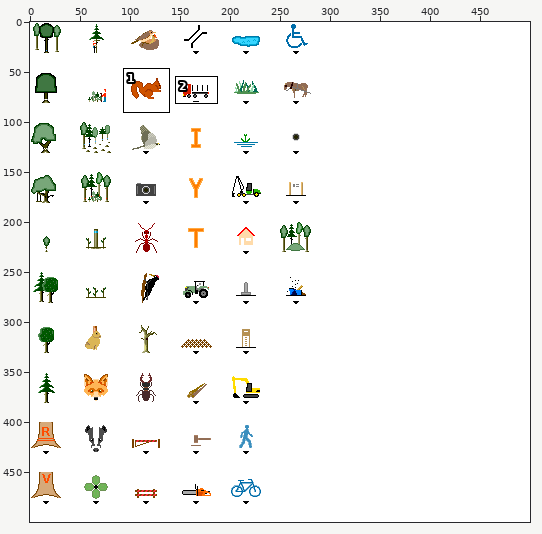
Sprite sheet, stored at collections/forest-waypoint-symbols/preview/preview.png. The picture above shows the old version from afar; the outline marks the close-up.
Close-up. Before the edit:
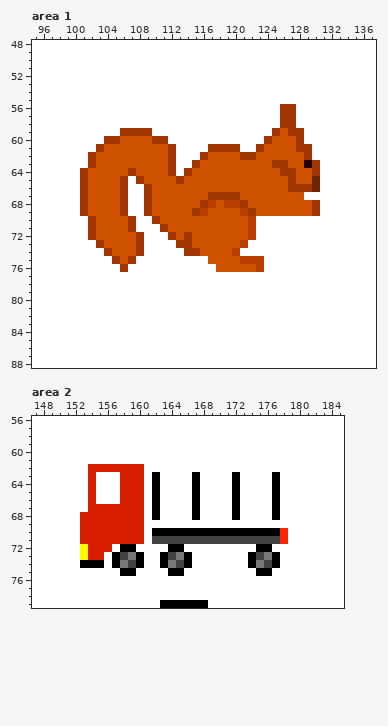
The file is 500x500 pixels. Colours within 5 levels of each other are drawn and written as one. Shown: area 1: x 95..137, y 48..88; area 2: x 147..185, y 56..79. The commit also changed other parts of the picture, which this record leaves out.
After:
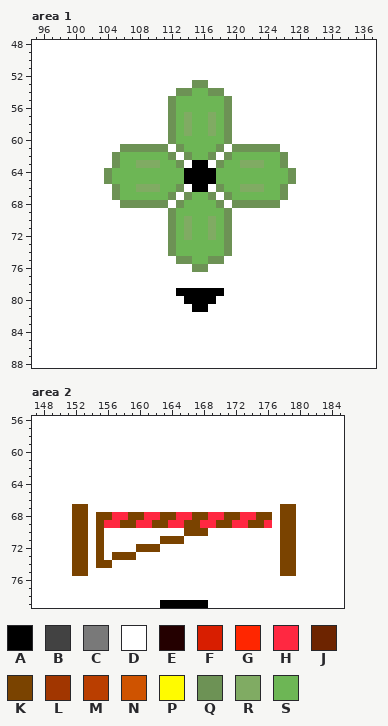
Palette (. is transparent): A #000000  B #424242  C #797979  D #ffffff  E #240000  F #d81e00  G #ff2600  H #ff2841  J #6d2400  K #7a4300  L #a13600  M #ba3e00  N #cf5300  P #fffb00  Q #6d9255  R #80ab63  S #6db655
Difference:
--- area 1
@@ x 95..137 @@
 52 DDDDDDDDDDDDDDDDDDDDDDDDDDDDDDDDDDDDDDDDDDD
-53 DDDDDDDDDDDDDDDDDDDDDDDDDDDDDDDDDDDDDDDDDDD
-54 DDDDDDDDDDDDDDDDDDDDDDDDDDDDDDDDDDDDDDDDDDD
-55 DDDDDDDDDDDDDDDDDDDDDDDDDDDDDDDDDDDDDDDDDDD
-56 DDDDDDDDDDDDDDDDDDDDDDDDDDDDDDDLLDDDDDDDDDD
-57 DDDDDDDDDDDDDDDDDDDDDDDDDDDDDDDLLDDDDDDDDDD
-58 DDDDDDDDDDDDDDDDDDDDDDDDDDDDDDDLLDDDDDDDDDD
-59 DDDDDDDDDDDLLLLDDDDDDDDDDDDDDDLNLLDDDDDDDDD
-60 DDDDDDDDDLLNNNNLLDDDDDDDDDDDDLNNNLDDDDDDDDD
-61 DDDDDDDDLNNNNNNNNLDDDDLLLLDDLNNNNLLDDDDDDDD
-62 DDDDDDDLNNNNNNNNNLDDDLNNNNLLNNNNNNLDDDDDDDD
-63 DDDDDDDLNNNNNNNNNLDDLNNNNNNNNNLLNNELDDDDDDD
-64 DDDDDDLNNNNNLNNNNLDLNNNNNNNNNNNLLNNLDDDDDDD
-65 DDDDDDLNNNNLDLNNNNLNNNNNNNNNNNNNLNNJDDDDDDD
-66 DDDDDDLNNNNLDDLNNNNNNNNNNNNNNNNNLLLJDDDDDDD
-67 DDDDDDLNNNNLDDLNNNNNNNLLLLNNNNNNNNDDDDDDDDD
-68 DDDDDDLNNNNLDDLNNNNNNLMNMMLNNNNNNNNLDDDDDDD
-69 DDDDDDLNNNNLDDLNNNNNLMNNNNMLNNNNNNNLDDDDDDD
-70 DDDDDDDLNNNNLDDLNNNNNNNNNNNMDDDDDDDDDDDDDDD
-71 DDDDDDDLNNNNLDDDLNNNNNNNNNNMDDDDDDDDDDDDDDD
-72 DDDDDDDLNNNNNLDDDLNLNNNNNNNMDDDDDDDDDDDDDDD
-73 DDDDDDDDLNNNNLDDDDLLNNNNNNMDDDDDDDDDDDDDDDD
-74 DDDDDDDDDLNNNLDDDDDLLNNNNMDDDDDDDDDDDDDDDDD
-75 DDDDDDDDDDLNLDDDDDDDDDNNNNMMMDDDDDDDDDDDDDD
-76 DDDDDDDDDDDLDDDDDDDDDDDNNNNNMDDDDDDDDDDDDDD
+53 DDDDDDDDDDDDDDDDDDDDQQDDDDDDDDDDDDDDDDDDDDD
+54 DDDDDDDDDDDDDDDDDDQQSSQQDDDDDDDDDDDDDDDDDDD
+55 DDDDDDDDDDDDDDDDDQSSSSSSQDDDDDDDDDDDDDDDDDD
+56 DDDDDDDDDDDDDDDDDQSSSSSSQDDDDDDDDDDDDDDDDDD
+57 DDDDDDDDDDDDDDDDDQSRSSRSQDDDDDDDDDDDDDDDDDD
+58 DDDDDDDDDDDDDDDDDQSRSSRSQDDDDDDDDDDDDDDDDDD
+59 DDDDDDDDDDDDDDDDDQSRSSRSQDDDDDDDDDDDDDDDDDD
+60 DDDDDDDDDDDDDDDDDQSSSSSSQDDDDDDDDDDDDDDDDDD
+61 DDDDDDDDDDDQQQQQQDQSSSSQDQQQQQQDDDDDDDDDDDD
+62 DDDDDDDDDDQSSSSSSQDQSSQDQSSSSSSQDDDDDDDDDDD
+63 DDDDDDDDDDQSSRRRSSQDAADQSSRRRSSQDDDDDDDDDDD
+64 DDDDDDDDDQSSSSSSSSSAAAASSSSSSSSSQDDDDDDDDDD
+65 DDDDDDDDDQSSSSSSSSSAAAASSSSSSSSSQDDDDDDDDDD
+66 DDDDDDDDDDQSSRRRSSQDAADQSSRRRSSQDDDDDDDDDDD
+67 DDDDDDDDDDQSSSSSSQDQSSQDQSSSSSSQDDDDDDDDDDD
+68 DDDDDDDDDDDQQQQQQDQSSSSQDQQQQQQDDDDDDDDDDDD
+69 DDDDDDDDDDDDDDDDDQSSSSSSQDDDDDDDDDDDDDDDDDD
+70 DDDDDDDDDDDDDDDDDQSRSSRSQDDDDDDDDDDDDDDDDDD
+71 DDDDDDDDDDDDDDDDDQSRSSRSQDDDDDDDDDDDDDDDDDD
+72 DDDDDDDDDDDDDDDDDQSRSSRSQDDDDDDDDDDDDDDDDDD
+73 DDDDDDDDDDDDDDDDDQSSSSSSQDDDDDDDDDDDDDDDDDD
+74 DDDDDDDDDDDDDDDDDQSSSSSSQDDDDDDDDDDDDDDDDDD
+75 DDDDDDDDDDDDDDDDDDQQSSQQDDDDDDDDDDDDDDDDDDD
+76 DDDDDDDDDDDDDDDDDDDDQQDDDDDDDDDDDDDDDDDDDDD
 77 DDDDDDDDDDDDDDDDDDDDDDDDDDDDDDDDDDDDDDDDDDD
 78 DDDDDDDDDDDDDDDDDDDDDDDDDDDDDDDDDDDDDDDDDDD
-79 DDDDDDDDDDDDDDDDDDDDDDDDDDDDDDDDDDDDDDDDDDD
-80 DDDDDDDDDDDDDDDDDDDDDDDDDDDDDDDDDDDDDDDDDDD
-81 DDDDDDDDDDDDDDDDDDDDDDDDDDDDDDDDDDDDDDDDDDD
+79 DDDDDDDDDDDDDDDDDDAAAAAADDDDDDDDDDDDDDDDDDD
+80 DDDDDDDDDDDDDDDDDDDAAAADDDDDDDDDDDDDDDDDDDD
+81 DDDDDDDDDDDDDDDDDDDDAADDDDDDDDDDDDDDDDDDDDD
 82 DDDDDDDDDDDDDDDDDDDDDDDDDDDDDDDDDDDDDDDDDDD
--- area 2
@@ x 147..185 @@
 61 DDDDDDDDDDDDDDDDDDDDDDDDDDDDDDDDDDDDDDD
-62 DDDDDDDFFFFFFFDDDDDDDDDDDDDDDDDDDDDDDDD
-63 DDDDDDDFDDDFFFDADDDDADDDDADDDDADDDDDDDD
-64 DDDDDDDFDDDFFFDADDDDADDDDADDDDADDDDDDDD
-65 DDDDDDDFDDDFFFDADDDDADDDDADDDDADDDDDDDD
-66 DDDDDDDFDDDFFFDADDDDADDDDADDDDADDDDDDDD
-67 DDDDDDDFFFFFFFDADDDDADDDDADDDDADDDDDDDD
-68 DDDDDDFFFFFFFFDADDDDADDDDADDDDADDDDDDDD
-69 DDDDDDFFFFFFFFDDDDDDDDDDDDDDDDDDDDDDDDD
-70 DDDDDDFFFFFFFFDAAAAAAAAAAAAAAAAGDDDDDDD
-71 DDDDDDFFFFFFFFDBBBBBBBBBBBBBBBBGDDDDDDD
-72 DDDDDDPFFFDAADDDDAADDDDDDDDDAADDDDDDDDD
-73 DDDDDDPFFDABCADDABCADDDDDDDABCADDDDDDDD
-74 DDDDDDAAADACBADDACBADDDDDDDACBADDDDDDDD
-75 DDDDDDDDDDDAADDDDAADDDDDDDDDAADDDDDDDDD
+62 DDDDDDDDDDDDDDDDDDDDDDDDDDDDDDDDDDDDDDD
+63 DDDDDDDDDDDDDDDDDDDDDDDDDDDDDDDDDDDDDDD
+64 DDDDDDDDDDDDDDDDDDDDDDDDDDDDDDDDDDDDDDD
+65 DDDDDDDDDDDDDDDDDDDDDDDDDDDDDDDDDDDDDDD
+66 DDDDDDDDDDDDDDDDDDDDDDDDDDDDDDDDDDDDDDD
+67 DDDDDKKDDDDDDDDDDDDDDDDDDDDDDDDKKDDDDDD
+68 DDDDDKKDKKHHKKHHKKHHKKHHKKHHKKDKKDDDDDD
+69 DDDDDKKDKHHKKHHKKHHKKHHKKHHKKHDKKDDDDDD
+70 DDDDDKKDKDDDDDDDDDDKKKDDDDDDDDDKKDDDDDD
+71 DDDDDKKDKDDDDDDDKKKDDDDDDDDDDDDKKDDDDDD
+72 DDDDDKKDKDDDDKKKDDDDDDDDDDDDDDDKKDDDDDD
+73 DDDDDKKDKDKKKDDDDDDDDDDDDDDDDDDKKDDDDDD
+74 DDDDDKKDKKDDDDDDDDDDDDDDDDDDDDDKKDDDDDD
+75 DDDDDKKDDDDDDDDDDDDDDDDDDDDDDDDKKDDDDDD
 76 DDDDDDDDDDDDDDDDDDDDDDDDDDDDDDDDDDDDDDD
Changed places in both close-ups, as pixel boxes (x1, y1, x2, y2):
changed: (80, 80, 320, 312)
changed: (72, 464, 296, 576)
